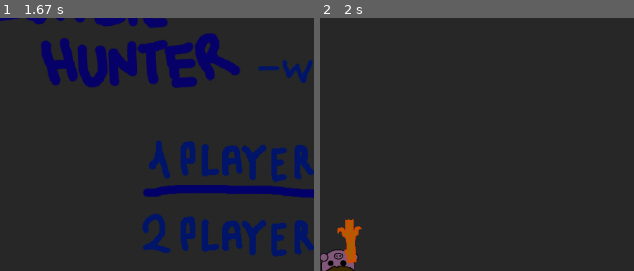
Above: before the commit, frames 1-2 (left to right).
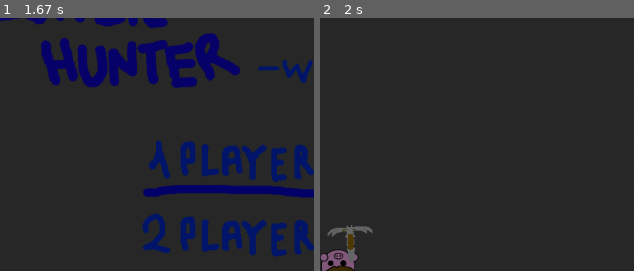
Above: after the commit, the same moments.

Repository: fbouquet42/zombiehunter
Game: pygame game, started from main.py
The game is run twice, just before and just after one commit, with the same random seed, the same clock (stepped at 60 frames per second) and the same inputs.
Inputs:
- Up to frame 1 (1.67 s): no input
- Up to frame 2 (2 s): tap R at 1.83 s
The pictures show only the part of the screen within x 32-82%, y 13-63%; the shares and areas given below are measured in that part.

Frame 1 is identical in both runs. In frame 2, 0.8% of the frame differs, in the area x 2-17%, y 79-97%.

Commit message:
tooth 10 dammages

Diff:
--- a/lib/bullets/devil_tooth.py
+++ b/lib/bullets/devil_tooth.py
@@ -3,8 +3,8 @@
 from . import DefaultBullet
 
 class   DevilTooth(DefaultBullet):
-    rapidity = 33
-    attack=20
+    rapidity = 46
+    attack=10
     from_player = True
     name = "devil_tooth"
 
--- a/lib/bullets/tooth.py
+++ b/lib/bullets/tooth.py
@@ -3,8 +3,8 @@
 from . import DefaultBullet
 
 class   Tooth(DefaultBullet):
-    rapidity = 44
-    attack=20
+    rapidity = 42
+    attack=10
     from_player = True
     name = "tooth"
 
--- a/lib/players/player.py
+++ b/lib/players/player.py
@@ -19,7 +19,7 @@
 
     def _get_weapon(self, env):
         if self.name == 'jack':
-            return env.mod.weapons.Aguni(env, self)
+            return env.mod.weapons.Crossbow(env, self)
         if self.name == 'baltazar':
             return env.mod.weapons.SubmachineGun(env, self)
 
--- a/lib/weapons/aguni.py
+++ b/lib/weapons/aguni.py
@@ -10,7 +10,7 @@
         self.player = player
         self.dimensions = player.dimensions
 
-        self.delay = 12
+        self.delay = 9
         self.cooldown = 0
         self.fury = 0
         self.player_lives = player.lives
@@ -65,5 +65,5 @@
         elif self.player_lives < self.player.lives:
             self.player.lives = self.player.lives
         elif self.player_lives > self.player.lives:
-            self.fury = 140
+            self.fury = 180
             self.player.rage = True
